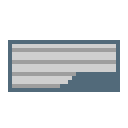
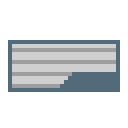
Two versions of the same layered image (128x128). Layer-by-layer changes:
painted on "Elements 1" over [64,72,76,84]
